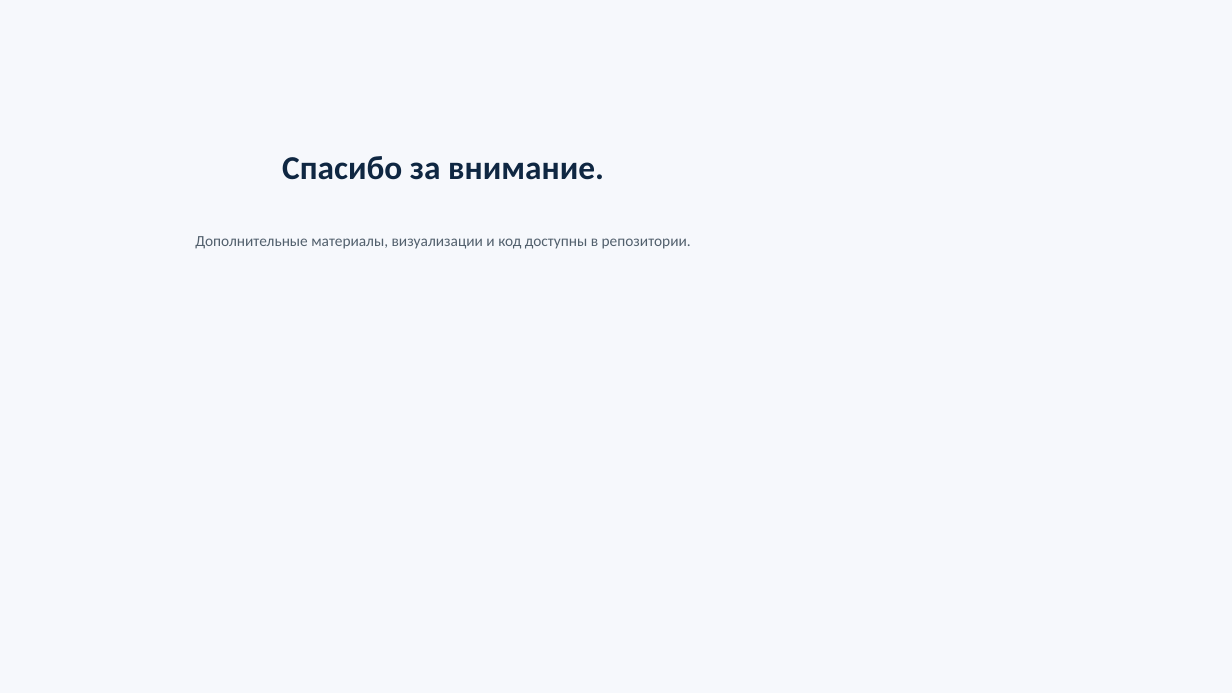
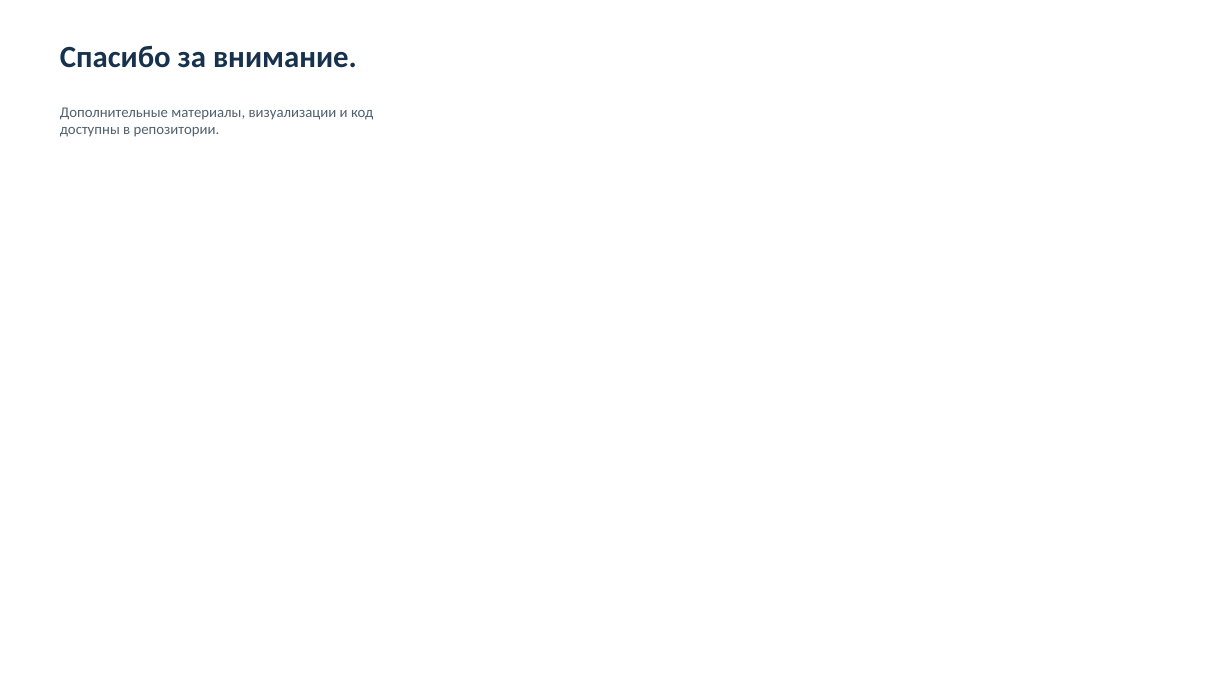
Before and after one commit to 11111000000/bukivedenie, a slide deck: slide 8 of site/preza.pptx. Drawn at 1232x693 pixels with LibreOffice and Linux fonts; fonts in the diff are those of the drawing. Boxes give left, top, right and bottom in pixels: in the first picture for what was removed or moved away, otherwise in the second. Text is boxed around its words. In the diff, an @@ line names an element or a change of style, - is before the commit and + after.

```diff
--- a/site/preza.pptx
+++ b/site/preza.pptx
@@ background #F6F8FC to #FFFFFF @@
@@ text "Спасибо за внимание.": place and size @@
-text "Спасибо за внимание." at (282,156,604,180)
+text "Спасибо за внимание." at (60,46,357,68)
@@ text "Спасибо за внимание." at (60,46,357,68): size 26 to 24 pt, text colour #0F2742 to #17324D; alignment centre to left @@
@@ text "Дополнительные материалы, визуализации и код ...": place and size @@
-text "Дополнительные материалы, визуализации и код ..." at (195,236,691,249)
+text "Дополнительные материалы, визуализации и код ..." at (60,107,373,137)
@@ text "Дополнительные материалы, визуализации и код ..." at (60,107,373,137): size 12 to 11.5 pt; alignment centre to left @@
```
Also in this commit, not shown: 8 other slides changed, 14 other files.
